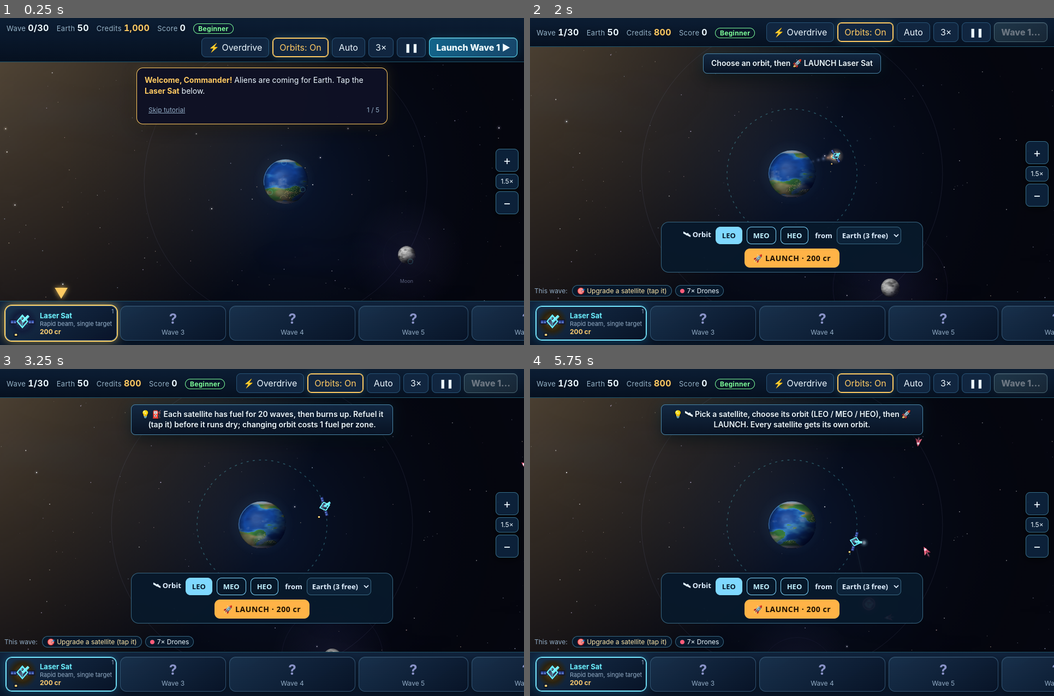
Above: before the commit, frames 1-4 (two rows, left to right).
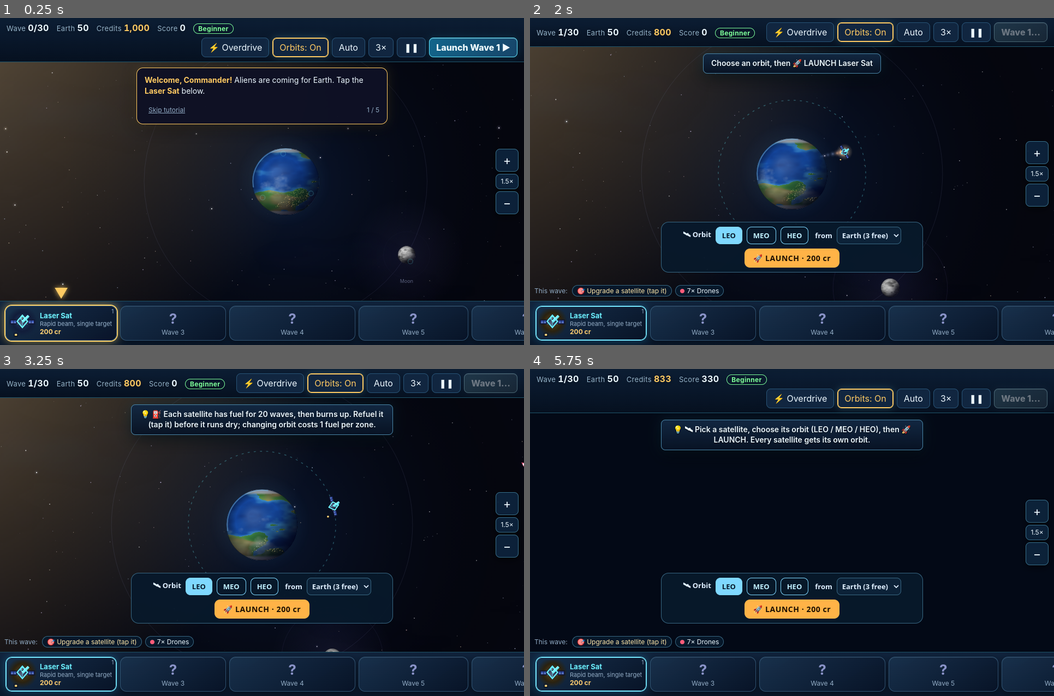
Above: after the commit, the same moments.

Repository: savior99748/Space-Orbital-Defense-
Game: browser game, page index.html
Two runs of this game, one before a commit and one after it. Both use one fixed random seed, a clock stepped at 60 frames per second and the inputs below.
Inputs:
- Up to frame 1 (0.25 s): no input
- Up to frame 2 (2 s): click "Launch Wave 1 ▶" at 0.27 s; click "Skip tutorial" at 0.52 s; click "Laser Sat Rapid beam, single …" at 0.77 s; tap Space at 1.1, 1.6 s; click "🚀 LAUNCH · 200 cr" at 1.77 s
- Up to frame 3 (3.25 s): tap Space at 2.1, 2.6, 3.1 s
- Up to frame 4 (5.75 s): tap Space every 0.5 s from 3.6 to 5.6 s

The runs differ from the first frame. In frame 1, 1.4% of the frame differs, in the area x 48-61%, y 39-61%; in frame 2, 1.8%; in frame 3, 1.8%; in frame 4, 27%, in the area x 0-100%, y 1-87%.

Commit message:
Make planets 1.5x bigger in 2D; keep the lowest orbit clear of the larger planet
Co-Authored-By: Claude Opus 5.5 <noreply@anthropic.com>
Claude-Session: https://claude.ai/code/session_01GmHQ2AsNwsV2cTbNFzncBu

Diff:
--- a/js/game.js
+++ b/js/game.js
@@ -94,6 +94,10 @@
       const lo = own[0].r * (flat && own.length > 1 ? 0.85 : 1), hi = own[own.length - 1].r * (flat && own.length > 1 ? 1.25 : 1);
       const centers = own.length > 1 ? [lo, (lo + hi) / 2, hi] : [lo * 0.8, lo * 1.15, lo * 1.5];
       const n = Math.max(1, Math.floor((centers[1] - centers[0]) * 0.8 / LANE) + 1);
+      { // keep the lowest lane clear of the surface (a satellite is ~20 units wide)
+        const lowest = centers[0] - (n - 1) / 2 * LANE, need = b.r + (flat ? 26 : 18) * Math.max(0.33, MAP.satScale || 1);
+        if (lowest < need) for (let i = 0; i < 3; i++) centers[i] += need - lowest;
+      }
       const w0 = Math.abs(own[0].speed) || 0.1, dir = Math.sign(own[0].speed) || 1;
       centers.forEach((c, band) => {
         for (let k = 0; k < n; k++) {
--- a/js/mode.js
+++ b/js/mode.js
@@ -27,6 +27,13 @@
   let orbits = params.get("orbits");
   if (!orbits) try { orbits = localStorage.getItem("od_orbits"); } catch { /* storage blocked */ }
   OD.EXP = orbits !== "classic" ? "orbits" : null;
+  // Classic 2D: planets drawn 1.5× bigger (they looked small on large screens); Saturn's belt grows with it.
+  // The Solar System map already has big planets. Orbits keep their sizes (Own Orbits pushes lanes clear of the surface).
+  if (!OD.is3D) for (const m of Object.values(OD.MAPS)) {
+    if (m.final || m.body.r2d) continue;
+    m.body = Object.assign({}, m.body, { r: Math.round(m.body.r * 1.5), r2d: true });
+    if (m.body.belt) m.body.belt = { ...m.body.belt, inner: Math.round(m.body.belt.inner * 1.5), outer: Math.round(m.body.belt.outer * 1.5) };
+  }
   if (OD.is3D) {
     window.OD_NO2D = true;            // the 3D view does the drawing
     OD.apply3DMaps();                 // bigger planets, tilted orbits
